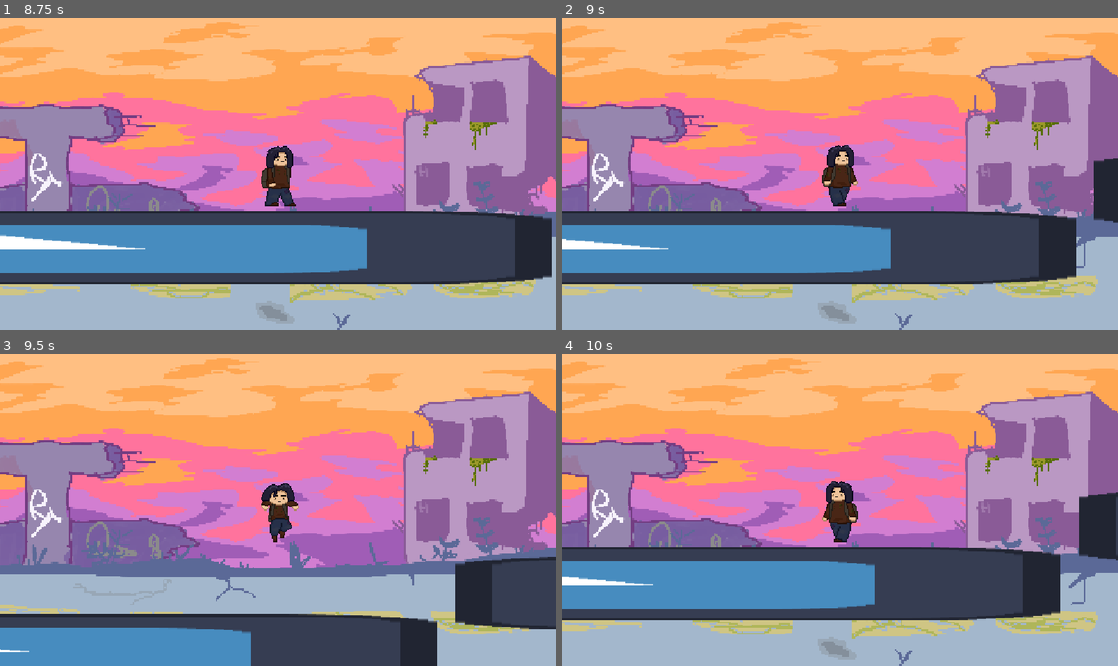
Above: before the commit, frames 1-4 (two rows, left to right).
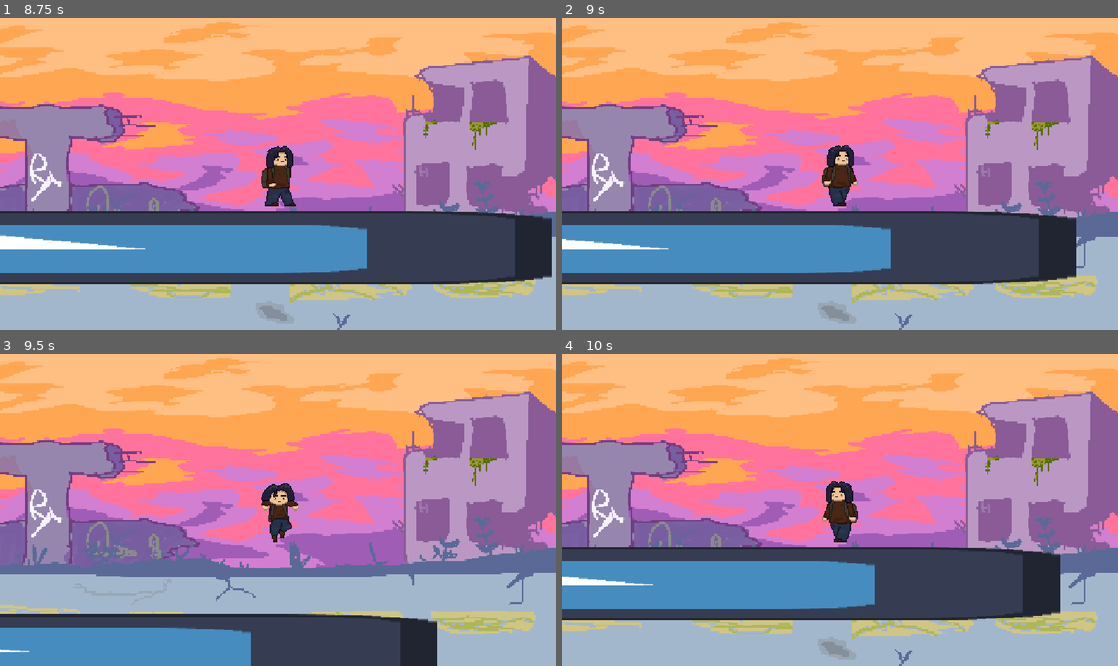
Above: after the commit, the same moments.

Repository: Renaaa189/WhatRemains
Game: Godot game, scene res://scenes/escena_principal.tscn
The game is run twice, just before and just after one commit, with the same random seed, the same clock (stepped at 60 frames per second) and the same inputs. The engine's default icon, where the game draws it, is replaced by a stand-in: a white triangle on a blue panel in a dark square.
Inputs (mouse positions are in pixels of both pictures, inside the frame that each line leads up to):
- Up to frame 1 (8.75 s): move the mouse to (400, 158) at 0.52 s; hold Right (derecha) 0.53-2.03 s; click (400, 158) at 0.6 s; tap Space (saltar) at 0.77, 1.52, 3.02, 3.77, 4.52, 6.02, 6.77, 7.52 s; move the mouse to (166, 189) at 1.27 s; click (166, 189) at 1.35 s; move the mouse to (333, 105) at 2.02 s; hold A (izquierda) 2.03-2.78 s; click (333, 105) at 2.1 s; move the mouse to (250, 236) at 2.77 s; hold Right (derecha) 2.78-4.28 s; click (250, 236) at 2.85 s; move the mouse to (444, 220) at 3.52 s; click (444, 220) at 3.6 s; move the mouse to (111, 127) at 4.27 s; hold A (izquierda) 4.28-5.03 s; click (111, 127) at 4.35 s; move the mouse to (305, 174) at 5.02 s; hold Right (derecha) 5.03-5.78 s; click (305, 174) at 5.1 s; move the mouse to (194, 96) at 5.77 s; hold A (izquierda) 5.78-7.28 s; click (194, 96) at 5.85 s; move the mouse to (400, 158) at 6.52 s; click (400, 158) at 6.6 s; move the mouse to (166, 189) at 7.27 s; hold Right (derecha) from 7.28 s (still down); click (166, 189) at 7.35 s; move the mouse to (333, 105) at 8.02 s; click (333, 105) at 8.1 s
- Up to frame 2 (9 s): keep holding Right (derecha); move the mouse to (812, 236) at 8.77 s; click (812, 236) at 8.85 s
- Up to frame 3 (9.5 s): keep holding Right (derecha); tap Space (saltar) at 9.02 s
- Up to frame 4 (10 s): move the mouse to (1006, 556) at 9.52 s; release Right (derecha) at 9.53 s; hold A (izquierda) from 9.53 s (still down); click (1006, 556) at 9.6 s; tap Space (saltar) at 9.77 s

Frame 1 is identical in both runs. In frame 2, 0.9% of the frame differs, in the area x 95-100%, y 44-66%; in frame 3, 3.9%, in the area x 81-100%, y 65-89%; in frame 4, 1.4%.

Commit message:
Se agregaron cosas del fondo

Diff:
--- a/game/scenes/Jugador/jugador.gd
+++ b/game/scenes/Jugador/jugador.gd
@@ -1,4 +1,6 @@
 extends CharacterBody2D
+
+# Despues vamos a ponerle límites (limit_left, limit_right, etc.) para que cuando llegue al final del nivel la cámara se detenga aunque el jugador siga avanzando.
 
 #signal personaje_muerto
 
--- a/game/scenes/escena_principal.tscn
+++ b/game/scenes/escena_principal.tscn
@@ -20,17 +20,6 @@
 position = Vector2(9, 177)
 shape = SubResource("RectangleShape2D_s0bqv")
 
-[node name="Piso provisional2" type="StaticBody2D" parent="." unique_id=1419644542]
-
-[node name="Icon" type="Sprite2D" parent="Piso provisional2" unique_id=1234735097]
-position = Vector2(1192, 126)
-scale = Vector2(9.015625, 0.5546875)
-texture = ExtResource("1_svva4")
-
-[node name="CollisionShape2D" type="CollisionShape2D" parent="Piso provisional2" unique_id=1225085202]
-position = Vector2(1190, 125)
-shape = SubResource("RectangleShape2D_s0bqv")
-
 [node name="Jugador" parent="." unique_id=1052281432 instance=ExtResource("2_k880e")]
 
 [node name="CanvasLayer" type="CanvasLayer" parent="." unique_id=698734657]
